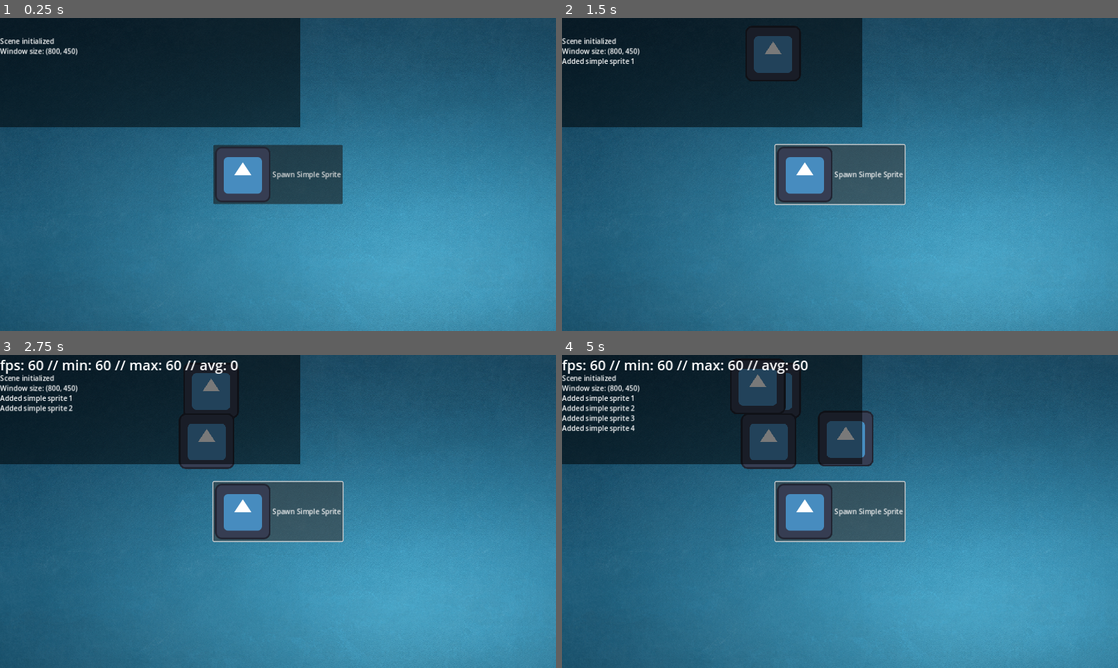
Above: before the commit, frames 1-4 (two rows, left to right).
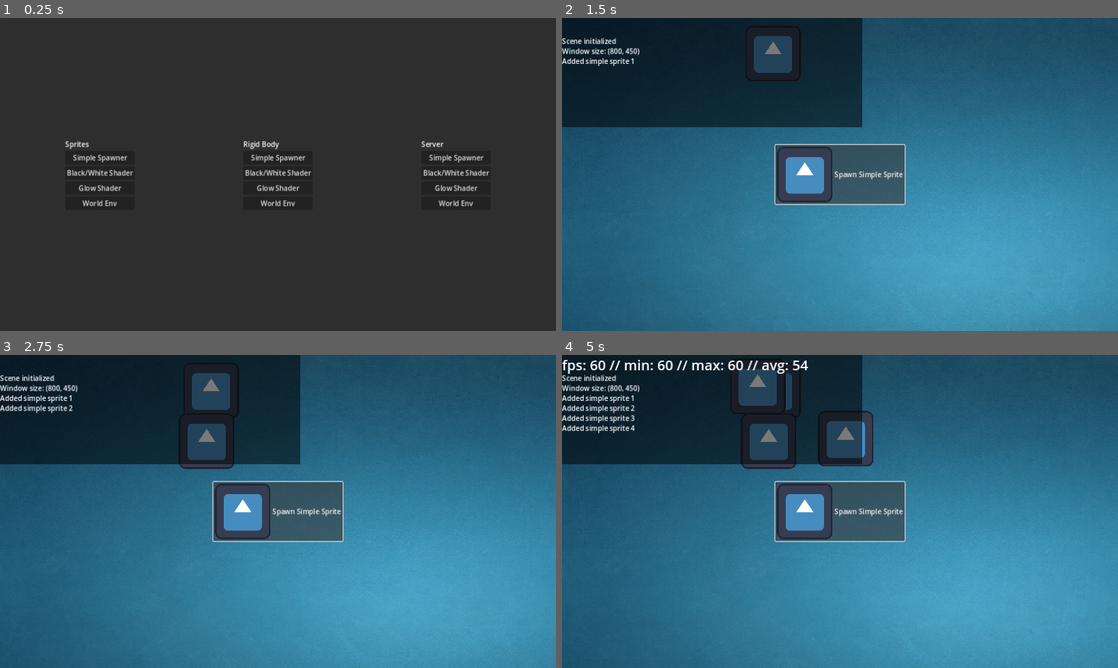
Above: after the commit, the same moments.

Repository: ash4rk/godot_polygon
Game: Godot game, scene res://main.tscn
The game is run twice, just before and just after one commit, with the same random seed, the same clock (stepped at 60 frames per second) and the same inputs. Before the commit the project starts from res://sprite_spawner.tscn. The engine's default icon, where the game draws it, is replaced by a stand-in: a white triangle on a blue panel in a dark square.
Inputs (mouse positions are in pixels of both pictures, inside the frame that each line leads up to):
- Up to frame 1 (0.25 s): no input
- Up to frame 2 (1.5 s): click (662, 158) at 0.5 s, where only the run after the commit has a clickable "Simple Spawner"; click "Spawn Simple Sprite" at 1.25 s
- Up to frame 3 (2.75 s): click "Spawn Simple Sprite" at 2 s
- Up to frame 4 (5 s): click "Spawn Simple Sprite" at 2.75 s; tap Enter at 3.5 s

The runs differ from the first frame. In frame 1, 100% of the frame differs, in the area x 0-100%, y 0-100%; in frame 2, nothing differs; in frame 3, 0.6%; in frame 4, less than 0.1%.

Commit message:
FEAT: Implement choose menu

Diff:
--- /dev/null
+++ b/main.gd
@@ -0,0 +1,55 @@
+extends Panel
+
+func _ready():
+	$GridContainer/SpriteSpawnerBtn.pressed.connect(_on_sprite_spawner_btn)
+	$GridContainer/RigidBodySpawnerBtn.pressed.connect(_on_rigidbody_spawner_btn)
+	$GridContainer/ServerSpawnerBtn.pressed.connect(_on_server_spawner_btn)
+	$GridContainer/SpriteBWBtn.pressed.connect(_on_sprite_bw_btn)
+	$GridContainer/RigidBodyBWBtn.pressed.connect(_on_rigidbody_bw_btn)
+	$GridContainer/ServerBWBtn.pressed.connect(_on_server_bw_btn)
+	$GridContainer/SpriteGlowBtn.pressed.connect(_on_sprite_glow_btn)
+	$GridContainer/RigidBodyGlowBtn.pressed.connect(_on_rigidbody_glow_btn)
+	$GridContainer/ServerGlowBtn.pressed.connect(_on_server_glow_btn)
+	$GridContainer/SpriteWorldEnvBtn.pressed.connect(_on_sprite_world_env_btn)
+	$GridContainer/RigidBodyWorldEnvBtn.pressed.connect(_on_rigidbody_world_env_btn)
+	$GridContainer/ServerWorldEnvBtn.pressed.connect(_on_server_world_env_btn)
+
+func _on_sprite_spawner_btn():
+	get_tree().change_scene_to_file("res://sprite_spawner.tscn")
+
+func _on_rigidbody_spawner_btn():
+	get_tree().change_scene_to_file("res://rigidbody_spawner.tscn")
+
+func _on_server_spawner_btn():
+	pass
+	get_tree().change_scene_to_file("")
+
+func _on_sprite_bw_btn():
+	get_tree().change_scene_to_file("res://sprites_with_bw_shader.tscn")
+
+func _on_rigidbody_bw_btn():
+	get_tree().change_scene_to_file("res://rigidbody_with_bw_shader.tscn")
+
+func _on_server_bw_btn():
+	pass
+	get_tree().change_scene_to_file("")
+
+func _on_sprite_glow_btn():
+	get_tree().change_scene_to_file("res://sprites_with_glow_shader.tscn")
+
+func _on_rigidbody_glow_btn():
+	get_tree().change_scene_to_file("res://rigidbody_with_glow_shader.tscn")
+
+func _on_server_glow_btn():
+	pass
+	get_tree().change_scene_to_file("")
+
+func _on_sprite_world_env_btn():
+	get_tree().change_scene_to_file("res://sprites_with_world_env.tscn")
+
+func _on_rigidbody_world_env_btn():
+	get_tree().change_scene_to_file("res://rigidbody_with_world_env.tscn")
+
+func _on_server_world_env_btn():
+	pass
+	get_tree().change_scene_to_file("")
--- /dev/null
+++ b/main.tscn
@@ -0,0 +1,90 @@
+[gd_scene load_steps=2 format=3 uid="uid://c720q1rwbot1w"]
+
+[ext_resource type="Script" path="res://main.gd" id="1_5aycm"]
+
+[node name="Main" type="Panel"]
+anchors_preset = 15
+anchor_right = 1.0
+anchor_bottom = 1.0
+grow_horizontal = 2
+grow_vertical = 2
+script = ExtResource("1_5aycm")
+
+[node name="GridContainer" type="GridContainer" parent="."]
+layout_mode = 1
+anchors_preset = 8
+anchor_left = 0.5
+anchor_top = 0.5
+anchor_right = 0.5
+anchor_bottom = 0.5
+offset_left = -476.0
+offset_top = -65.5
+offset_right = 476.0
+offset_bottom = 65.5
+grow_horizontal = 2
+grow_vertical = 2
+theme_override_constants/h_separation = 250
+columns = 3
+
+[node name="SpritesLabel" type="Label" parent="GridContainer"]
+layout_mode = 2
+text = "Sprites"
+
+[node name="RigidBodyLabel" type="Label" parent="GridContainer"]
+layout_mode = 2
+text = "Rigid Body"
+
+[node name="ServerLabel" type="Label" parent="GridContainer"]
+layout_mode = 2
+text = "Server"
+
+[node name="SpriteSpawnerBtn" type="Button" parent="GridContainer"]
+layout_mode = 2
+text = "Simple Spawner"
+
+[node name="RigidBodySpawnerBtn" type="Button" parent="GridContainer"]
+layout_mode = 2
+text = "Simple Spawner"
+
+[node name="ServerSpawnerBtn" type="Button" parent="GridContainer"]
+layout_mode = 2
+text = "Simple Spawner"
+
+[node name="SpriteBWBtn" type="Button" parent="GridContainer"]
+layout_mode = 2
+text = "Black/White Shader"
+
+[node name="RigidBodyBWBtn" type="Button" parent="GridContainer"]
+layout_mode = 2
+text = "Black/White Shader"
+
+[node name="ServerBWBtn" type="Button" parent="GridContainer"]
+layout_mode = 2
+text = "Black/White Shader"
+
+[node name="SpriteGlowBtn" type="Button" parent="GridContainer"]
+layout_mode = 2
+text = "Glow Shader"
+
+[node name="RigidBodyGlowBtn" type="Button" parent="GridContainer"]
+layout_mode = 2
+text = "Glow Shader"
+
+[node name="ServerGlowBtn" type="Button" parent="GridContainer"]
+layout_mode = 2
+text = "Glow Shader"
+
+[node name="SpriteWorldEnvBtn" type="Button" parent="GridContainer"]
+layout_mode = 2
+text = "World Env
+"
+
+[node name="RigidBodyWorldEnvBtn" type="Button" parent="GridContainer"]
+layout_mode = 2
+text = "World Env
+"
+
+[node name="ServerWorldEnvBtn" type="Button" parent="GridContainer"]
+layout_mode = 2
+text = "World Env
+"
--- a/project.godot
+++ b/project.godot
@@ -11,7 +11,7 @@
 [application]
 
 config/name="godot_polygon"
-run/main_scene="res://sprite_spawner.tscn"
+run/main_scene="res://main.tscn"
 config/features=PackedStringArray("4.0", "Mobile")
 config/icon="res://common/icon.svg"
 
